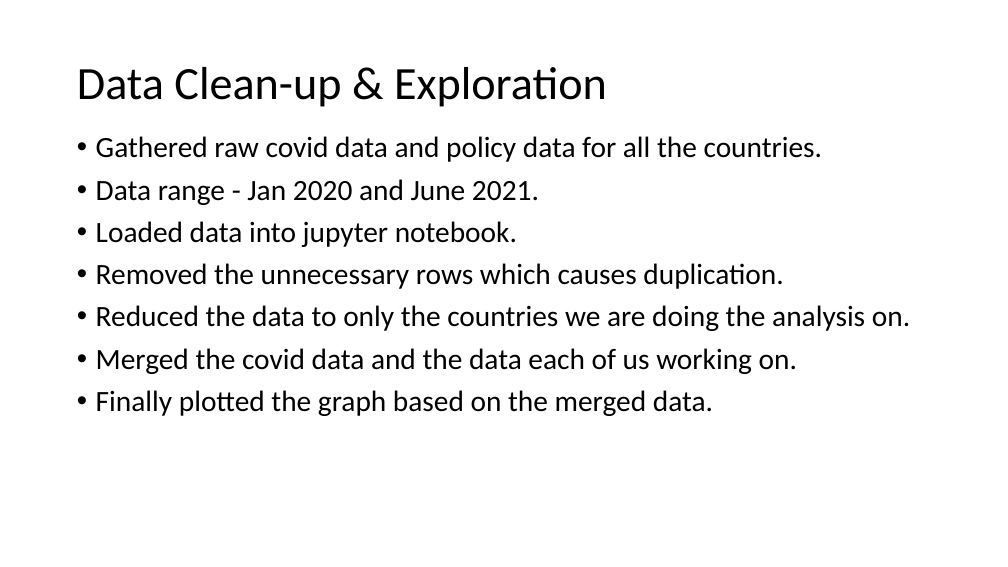
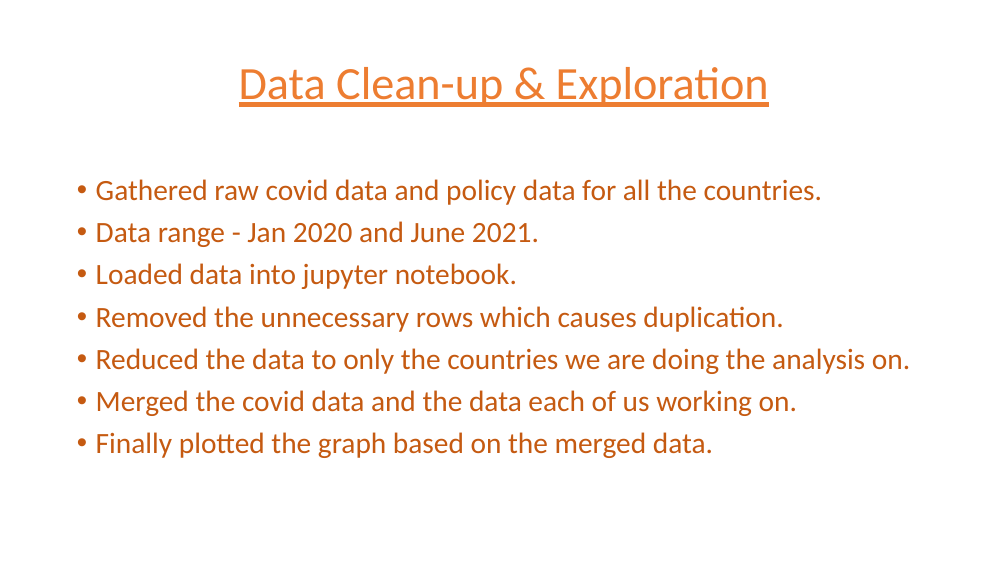
Before and after one commit to nithiyasuresh/Project-1-Covid-PolicyChangesAnalysis, a slide deck: slide 6 of Output/Policy_Changes.pptx. Drawn at 1008x567 pixels with LibreOffice and Linux fonts; fonts in the diff are those of the drawing. Boxes give left, top, right and bottom in pixels: in the first picture for what was removed or moved away, otherwise in the second. Text is boxed around its words. In the diff, an @@ line names an element or a change of style, - is before the commit and + after.

```diff
--- a/Output/Policy_Changes.pptx
+++ b/Output/Policy_Changes.pptx
@@ title "Data Clean-up & Exploration" at [239,67,769,107]: text colour #000000 to #ED7D31, underline on; alignment left to centre @@
@@ text "Gathered raw covid data and ...": place and size @@
-text "Gathered raw covid data and ..." at [96,136,910,416]
+text "Gathered raw covid data and ..." at [96,179,910,458]
@@ text "Gathered raw covid data and ..." at [96,179,910,458]: text colour #000000 to #C55A11 @@
```
Also in this commit, not shown: 9 other slides changed, 2 other files.
